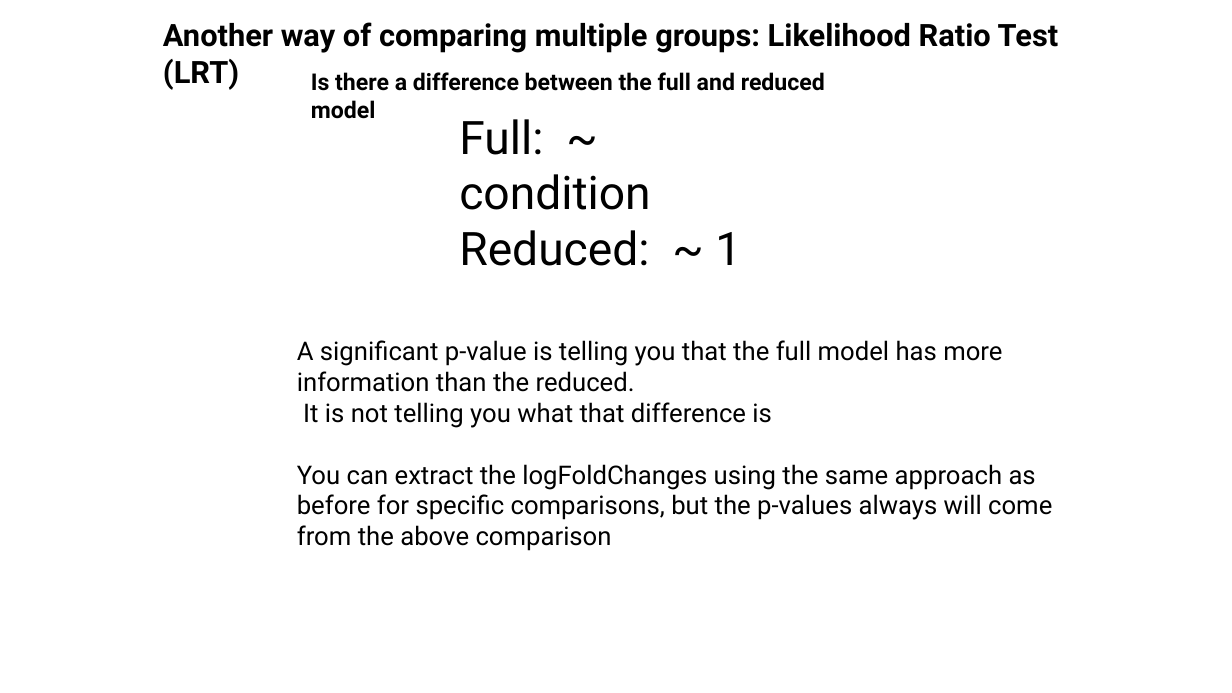
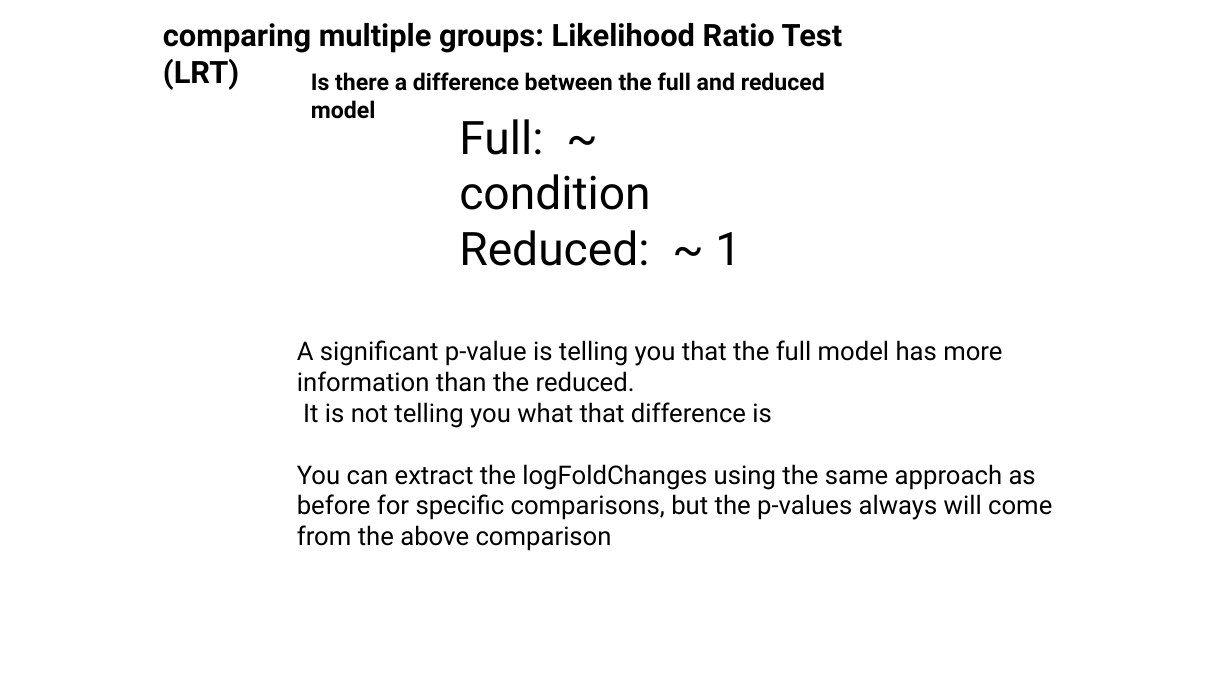
Before and after one commit to jraab/GNET749_RNAseq, a slide deck: slide 6 of lectures/2024_GNET_Class6_Viz_ExpDesign.pptx (slide 7 before the commit). Drawn at 1232x693 pixels with LibreOffice and Linux fonts; fonts in the diff are those of the drawing. Boxes give left, top, right and bottom in pixels: in the first picture for what was removed or moved away, otherwise in the second. Text is boxed around its words. In the diff, an @@ line names an element or a change of style, - is before the commit and + after.

```diff
--- a/lectures/2024_GNET_Class6_Viz_ExpDesign.pptx
+++ b/lectures/2024_GNET_Class6_Viz_ExpDesign.pptx
@@ text at [163,23,843,90]: text changed @@
-Another way of comparing multiple groups: Likelihood Ratio Test (LRT)
+comparing multiple groups: Likelihood Ratio Test (LRT)
```
Also in this commit, not shown: 14 other slides changed, 9 slides added, 5 slides removed, 16 other files.
